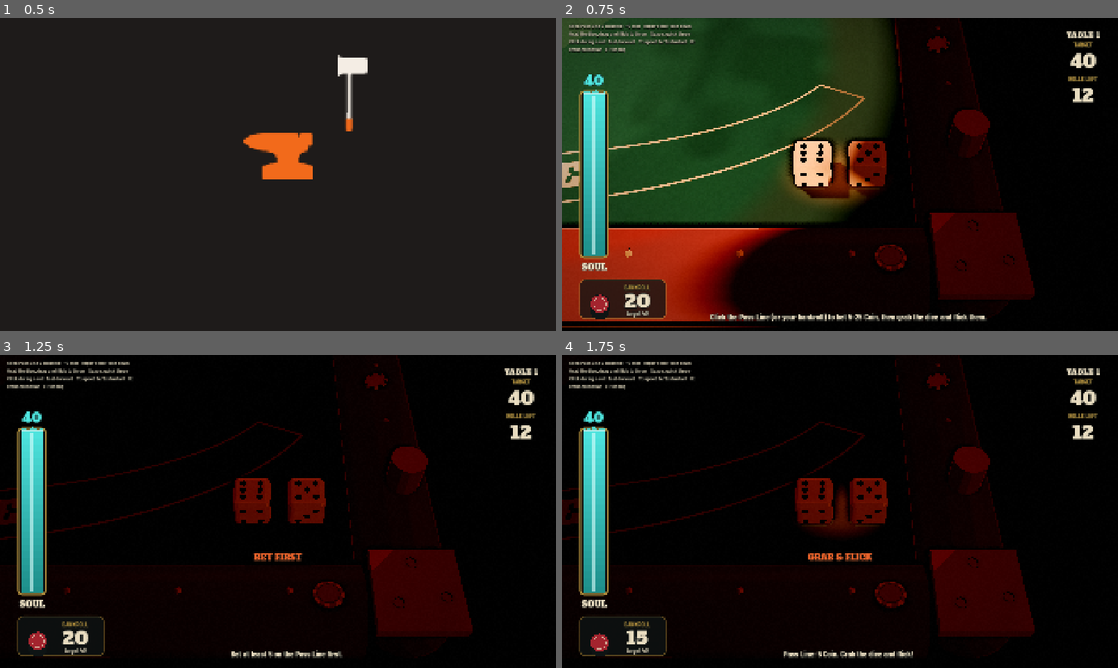
Above: before the commit, frames 1-4 (two rows, left to right).
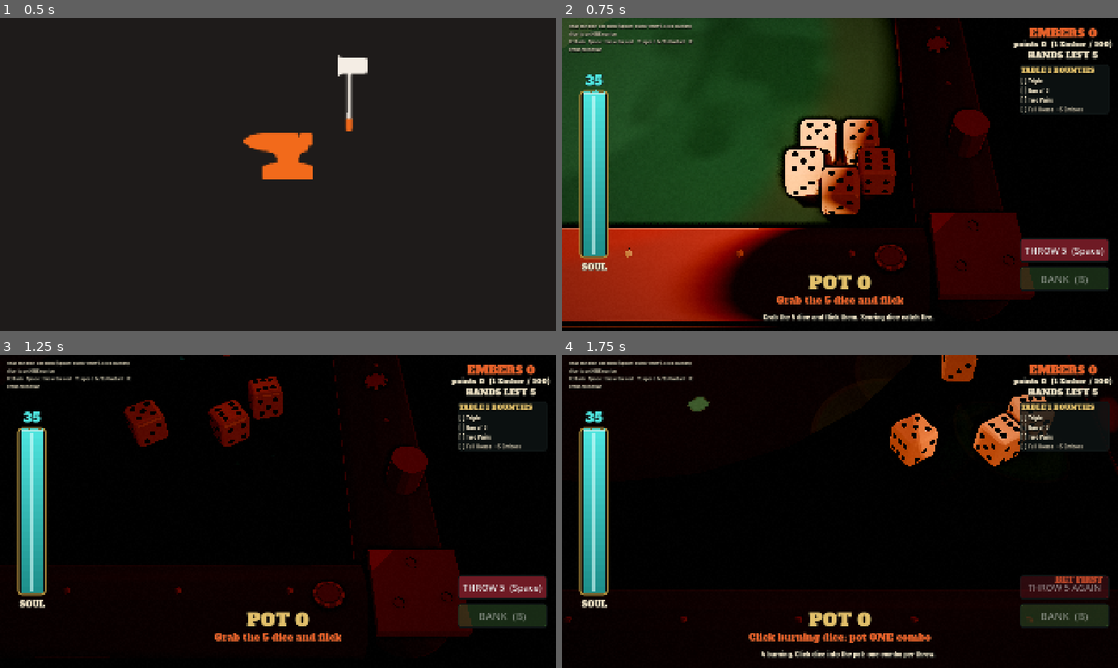
Above: after the commit, the same moments.

Repository: cashdvs/rogue-craps
Game: Godot game, scene res://scenes/studio_splash.tscn
Same seed, same stepped clock (60 frames per second), same inputs: the game is played once before the commit and once after it.
Inputs (mouse positions are in pixels of both pictures, inside the frame that each line leads up to):
- Up to frame 1 (0.5 s): no input
- Up to frame 2 (0.75 s): tap Enter at 0.5 s; move the mouse to (962, 158) at 0.52 s; hold Up from 0.53 s (still down); tap B at 0.6 s; click (962, 158) at 0.67 s
- Up to frame 3 (1.25 s): keep holding Up; tap Space at 0.77 s
- Up to frame 4 (1.75 s): release Up at 1.25 s; drag from (623, 636) to (812, 574) at 1.27 s

Frame 1 is identical in both runs. In frame 2, 13% of the frame differs, in the area x 0-100%, y 2-97%; in frame 3, 11%; in frame 4, 19%, in the area x 0-100%, y 0-97%.

Commit message:
Boot into the Bonfire sandbox: boot/next_scene and CI TABLE_SCENE = bonfire.tscn (splash stays main_scene); splash test expects it

Diff:
--- a/project.godot
+++ b/project.godot
@@ -30,7 +30,7 @@
 
 [boot]
 
-next_scene="res://scenes/table_3d.tscn"
+next_scene="res://scenes/bonfire.tscn"
 
 [debug]
 
--- a/tests/test_studio_splash.gd
+++ b/tests/test_studio_splash.gd
@@ -38,7 +38,7 @@
 	var packed := load(SPLASH) as PackedScene
 	_check(packed != null, "splash scene loads")
 	var next_path := str(ProjectSettings.get_setting("boot/next_scene", ""))
-	_check(next_path == "res://scenes/table_3d.tscn", "boot/next_scene is the 3D table (%s)" % next_path)
+	_check(next_path == "res://scenes/bonfire.tscn", "boot/next_scene is the Bonfire sandbox (%s)" % next_path)
 	_check(next_path != "" and load(next_path) is PackedScene, "boot/next_scene points at a loadable scene (%s)" % next_path)
 	var tl: Dictionary = (load("res://scripts/splash/studio_splash.gd") as GDScript).load_timeline("res://assets/branding/studio/splash_timings.json")
 	_check(not tl.is_empty() and tl.has("layers") and tl.has("reduced_motion"), "motion spec splash_timings.json parses")
Not shown, changed: .github/workflows/ci.yml
